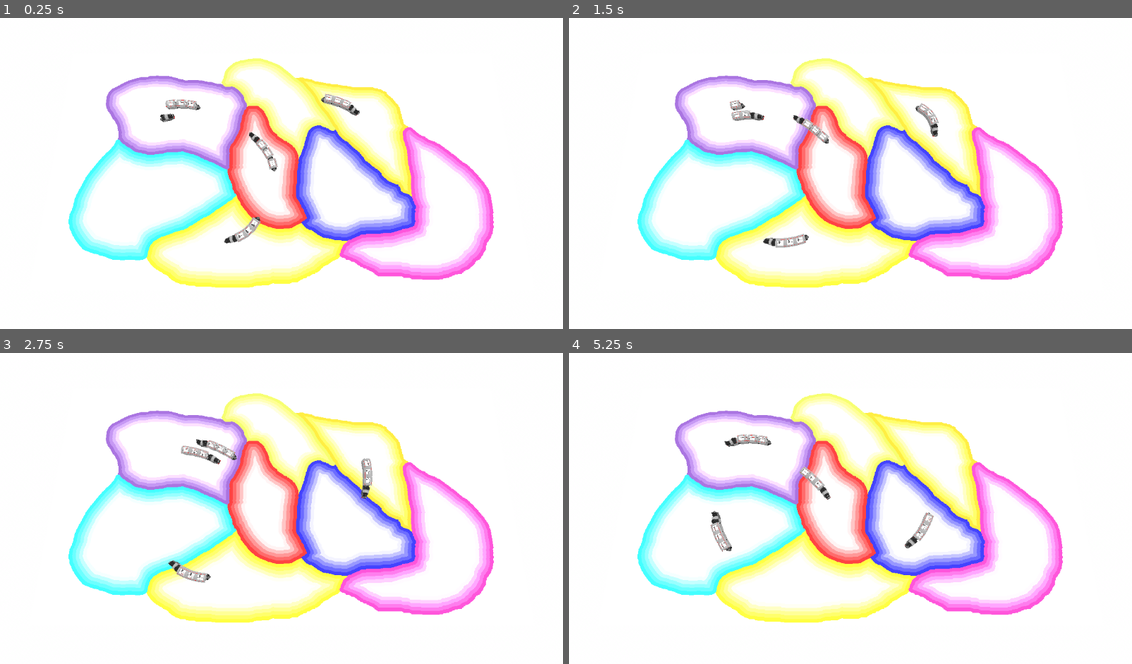
Above: before the commit, frames 1-4 (two rows, left to right).
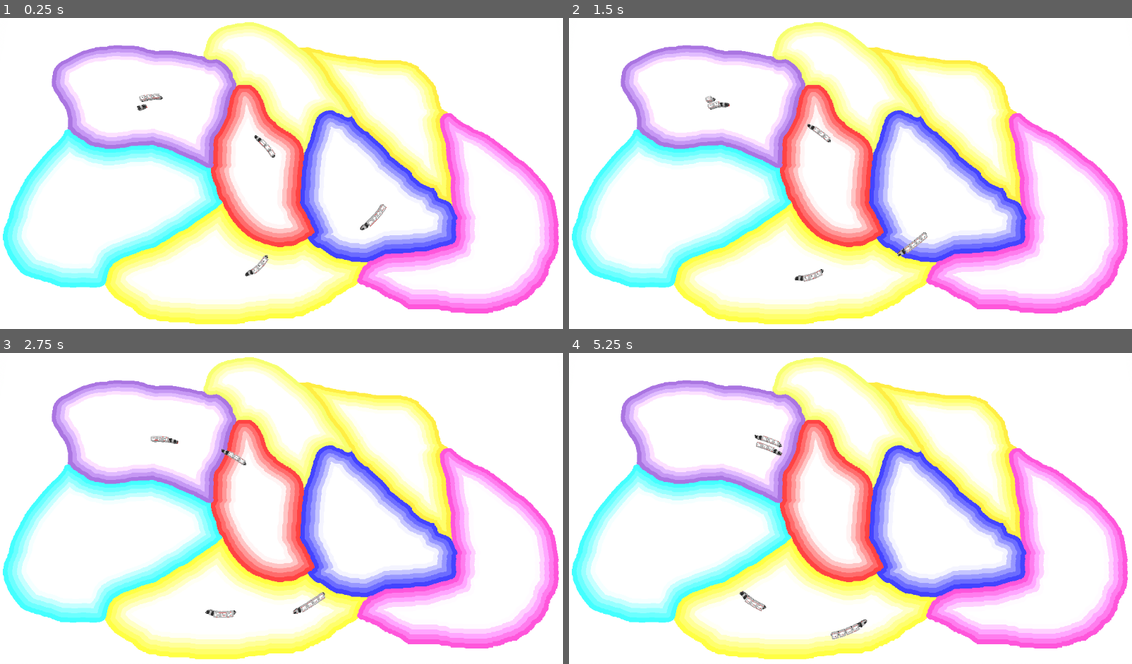
Above: after the commit, the same moments.

Repository: squirrelsoftcompany/LD54
Game: Godot game, scene res://_scenes/main.tscn
Same seed, same stepped clock (60 frames per second), same inputs: the game is played once before the commit and once after it.
Inputs (mouse positions are in pixels of both pictures, inside the frame that each line leads up to):
- Up to frame 1 (0.25 s): no input
- Up to frame 2 (1.5 s): move the mouse to (974, 157) at 0.52 s; move the mouse to (737, 189) at 1.27 s
- Up to frame 3 (2.75 s): move the mouse to (337, 436) at 2.02 s
- Up to frame 4 (5.25 s): move the mouse to (822, 570) at 2.77 s; move the mouse to (1019, 555) at 3.52 s; move the mouse to (681, 461) at 4.27 s; move the mouse to (878, 508) at 5.02 s

The runs differ from the first frame. In frame 1, 44% of the frame differs, in the area x 0-100%, y 1-99%; in frame 2, 44%; in frame 3, 44%; in frame 4, 44%.

Commit message:
Main scene update scale of map and paths

Diff:
--- a/_scenes/main.tscn
+++ b/_scenes/main.tscn
@@ -19,18 +19,18 @@
 sky = SubResource("Sky_c5wym")
 sdfgi_enabled = true
 
-[sub_resource type="Curve3D" id="Curve3D_b3tdu"]
+[sub_resource type="Curve3D" id="Curve3D_yxkdv"]
 resource_local_to_scene = true
 _data = {
-"points": PackedVector3Array(-35.5695, 0, 10.9988, 35.5695, 0, -10.9988, -100.089, 0, -41.8023, -1.76565, 0, -21.1282, 1.76565, 0, 21.1282, -11.6503, 0, 7.98209, 34.7381, 0, -7.5825, -34.7381, 0, 7.5825, -40.837, 0, 68.0587, 10.5703, 0, 22.5458, -10.5703, 0, -22.5458, -109.437, 0, 31.1261, -23.0052, 0, 9.0089, 23.0052, 0, -9.0089, -100.063, 0, -41.6868),
+"points": PackedVector3Array(-46.1183, 0, 22.0385, 46.1183, 0, -22.0385, -185.123, 0, -69.6389, -13.3897, 0, -37.3961, 13.3897, 0, 37.3961, -12.5456, 0, 6.90884, 65.4937, 0, -11.9922, -65.4937, 0, 11.9922, -51.941, 0, 148.936, 29.8818, 0, 40.8147, -29.8818, 0, -40.8147, -190.489, 0, 61.1959, -38.445, 0, 18.8285, 38.445, 0, -18.8285, -185.123, 0, -69.6389),
 "tilts": PackedFloat32Array(0, 0, 0, 0, 0)
 }
 point_count = 5
 
-[sub_resource type="Curve3D" id="Curve3D_khi4t"]
+[sub_resource type="Curve3D" id="Curve3D_w86g6"]
 resource_local_to_scene = true
 _data = {
-"points": PackedVector3Array(-6.75703, 0, 6.85496, 6.75703, 0, -6.85496, -108.904, 0, -50.5885, -27.6809, 0, -1.35723, 27.6809, 0, 1.35723, -7.33251, 0, -64.0767, -14.8928, 0, -16.0456, 14.8928, 0, 16.0456, 68.4846, 0, -43.8429, 12.7895, 0, -18.3001, -12.7895, 0, 18.3001, 59.5556, 0, 32.3778, 16.4024, 0, -2.57542, -16.4024, 0, 2.57542, -17.7616, 0, 82.9524),
+"points": PackedVector3Array(-6.75703, 0, 6.85496, 6.75703, 0, -6.85496, -171.013, 0, -94.6794, -61.5863, 0, 0.132401, 61.5863, 0, -0.132401, -15.9362, 0, -126.407, -18.3406, 0, -42.1751, 18.3406, 0, 42.1751, 145.671, 0, -62.0532, 21.9505, 0, -26.3062, -21.9505, 0, 26.3062, 122.033, 0, 71.8242, 31.9774, 0, 5.28497, -31.9774, 0, -5.28497, -30.8919, 0, 163.989),
 "tilts": PackedFloat32Array(0, 0, 0, 0, 0)
 }
 point_count = 5
@@ -45,35 +45,38 @@
 environment = SubResource("Environment_fspfq")
 
 [node name="MainCamera" parent="." instance=ExtResource("1_71qib")]
-transform = Transform3D(1, 0, 0, 0, 0.163758, 0.986501, 0, -0.986501, 0.163758, 0, 167.705, 37.839)
-direction = Vector3(0, 1, 0.166)
-hotspot = Vector3(0, 0, 10)
-distance = 170.0
+transform = Transform3D(1, 0, 0, 0, 0.125011, 0.992155, 0, -0.992155, 0.125011, 0, 257.96, 52.503)
+direction = Vector3(0, 1, 0.126)
+hotspot = Vector3(0, 0, 20)
+distance = 260.0
 
 [node name="Map_borders" parent="." instance=ExtResource("3_10svt")]
+transform = Transform3D(760, 0, 0, 0, 1, 0, 0, 0, 400, 0, 0, 0)
 
 [node name="railway" parent="." instance=ExtResource("6_4sskq")]
-curve = SubResource("Curve3D_b3tdu")
+curve = SubResource("Curve3D_yxkdv")
 
 [node name="Train" parent="railway" instance=ExtResource("1_4b0xy")]
-transform = Transform3D(0.295419, 0, -0.955368, 0, 1, 0, 0.955368, 0, 0.295419, -100.089, 0, -41.8023)
+transform = Transform3D(0.431168, 0, -0.902272, 0, 1, 0, 0.902272, 0, 0.431168, -185.123, 0, -69.6389)
 ping_pong = true
 
 [node name="Train2" parent="railway" instance=ExtResource("1_4b0xy")]
-transform = Transform3D(-0.745822, 0, -0.666145, 0, 1, 0, 0.666145, 0, -0.745822, -22.1787, 0, -11.3608)
-progress = 87.5867
+transform = Transform3D(-0.689841, 0, -0.723961, 0, 1, 0, 0.723961, 0, -0.689841, -29.2318, 0, -15.6833)
+progress = 171.631
 ping_pong = true
 backward = true
 
 [node name="Train3" parent="railway" instance=ExtResource("1_4b0xy")]
-transform = Transform3D(-0.405707, 0, 0.914003, 0, 1, 0, -0.914003, 0, -0.405707, -31.3229, 0, 65.0128)
-progress = 175.173
+transform = Transform3D(-0.553828, 0, 0.832631, 0, 1, 0, -0.832631, 0, -0.553828, -30.0342, 0, 140.363)
+progress = 343.262
 
 [node name="railway2" parent="." instance=ExtResource("6_4sskq")]
-curve = SubResource("Curve3D_khi4t")
+curve = SubResource("Curve3D_w86g6")
 
-[node name="Train" parent="railway2" instance=ExtResource("1_4b0xy")]
-transform = Transform3D(-0.490319, 0, -0.871543, 0, 1, 0, 0.871543, 0, -0.490319, 58.7826, 0, -51.3004)
-progress = 171.023
-speed = 50.0
+[node name="Train4" parent="railway2" instance=ExtResource("1_4b0xy")]
+transform = Transform3D(-0.67724, 0, 0.735762, 0, 1, 0, -0.735762, 0, -0.67724, 111.039, 0, 83.0336)
+progress = 497.789
+is_tgv = true
+wagon_count = 4
 ping_pong = true
+pause_at_end = 0.0
